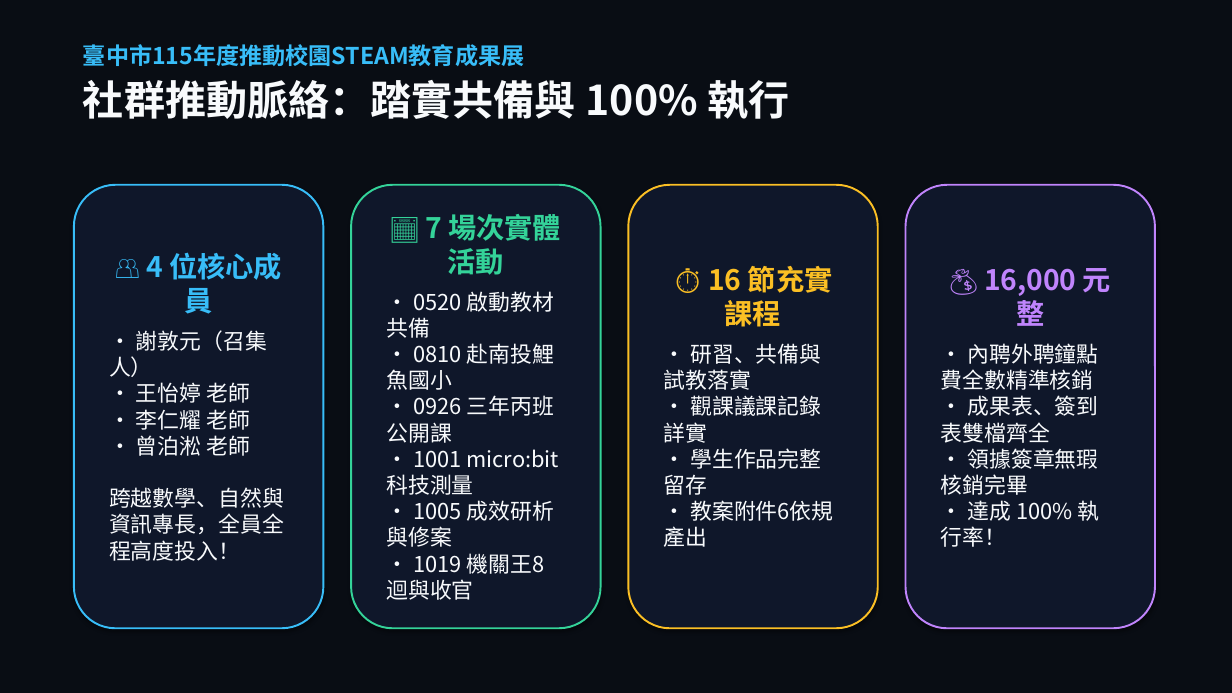
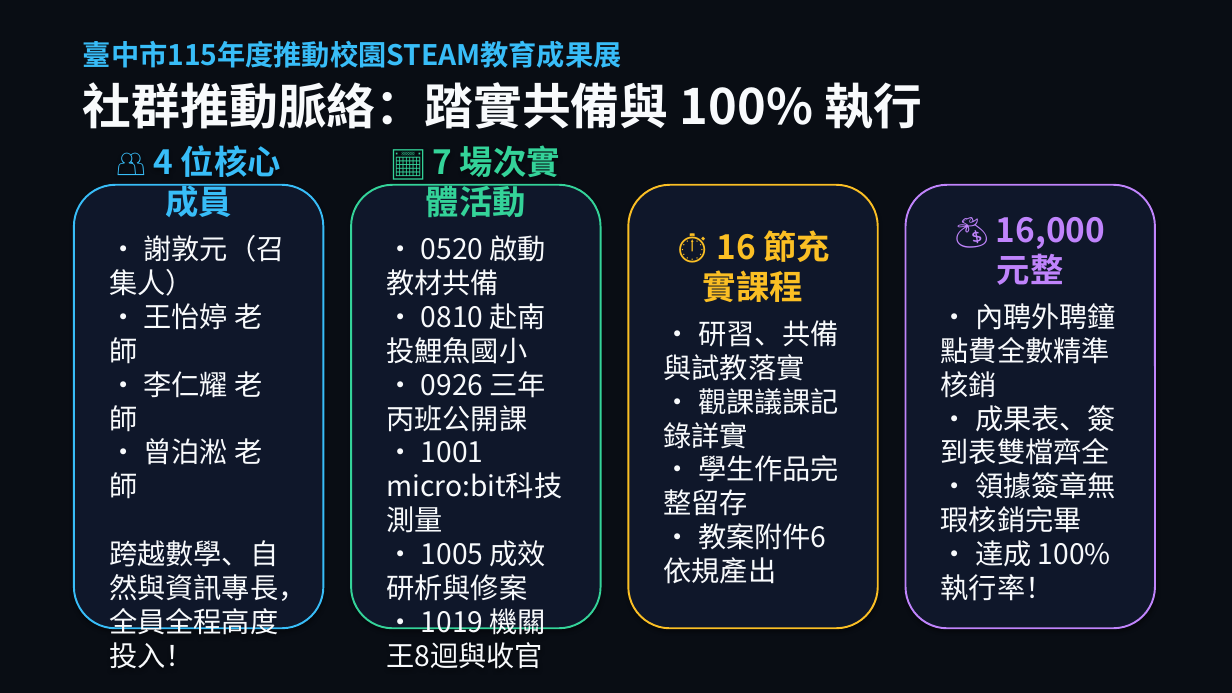
Before and after one commit to asc103138/steam-community-docs, a slide deck: slide 2 of 成果展繳交資料/臺中市梧棲區中正國小_STEAM成果展_5分鐘現場分享會簡報.pptx. Drawn at 1232x693 pixels with LibreOffice and Linux fonts; fonts in the diff are those of the drawing; background and template pictures are left out; a plain dark background stands for a picture behind light text. Boxes give left, top, right and bottom in pixels: in the first picture for what was removed or moved away, otherwise in the second. Text is boxed around its words. In the diff, an @@ line names an element or a change of style, - is before the commit and + after.

```diff
--- a/成果展繳交資料/臺中市梧棲區中正國小_STEAM成果展_5分鐘現場分享會簡報.pptx
+++ b/成果展繳交資料/臺中市梧棲區中正國小_STEAM成果展_5分鐘現場分享會簡報.pptx
@@ text "臺中市115年度推動校園STEAM教育成果展" at <box>83,40,922,129</box>: size 18 to 22 pt in "臺中市115年度推動校園STEAM教育成果展"; size 32 to 38 pt in "社群推動脈絡：踏實共備與 100% 執行" @@
@@ rounded rectangle "👥 4 位核心成員" at <box>74,185,323,628</box>: size 22 to 26 pt in "👥 4 位核心成員"; size 17 to 22 pt in "• 謝敦元（召集人） • 王怡婷 老師 • 李仁耀 ..." @@
@@ rounded rectangle "📅 7 場次實體活動" at <box>351,185,601,628</box>: size 22 to 26 pt in "📅 7 場次實體活動"; size 17 to 22 pt @@
@@ rounded rectangle "⏱️ 16 節充實課程" at <box>628,185,878,628</box>: size 22 to 26 pt in "⏱️ 16 節充實課程"; size 17 to 22 pt in "• 研習、共備與試教落實 • 觀課議課記錄詳實 • 學生作品完整留存 • ..." @@
@@ rounded rectangle "💰 16,000 元整" at <box>906,185,1155,628</box>: size 22 to 26 pt in "💰 16,000 元整"; size 17 to 22 pt in "• 內聘外聘鐘點費全數精準核銷 • 成果表、簽到表雙檔齊全 • 領據簽章無瑕核銷完畢 • ..." @@
```
Also in this commit, not shown: 21 other slides changed, 7 other files.
